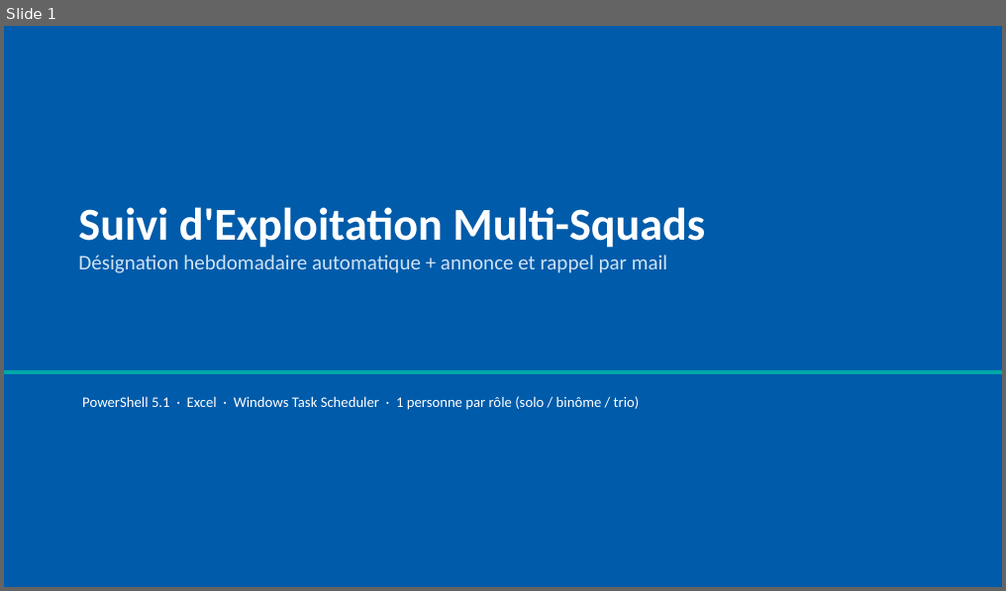
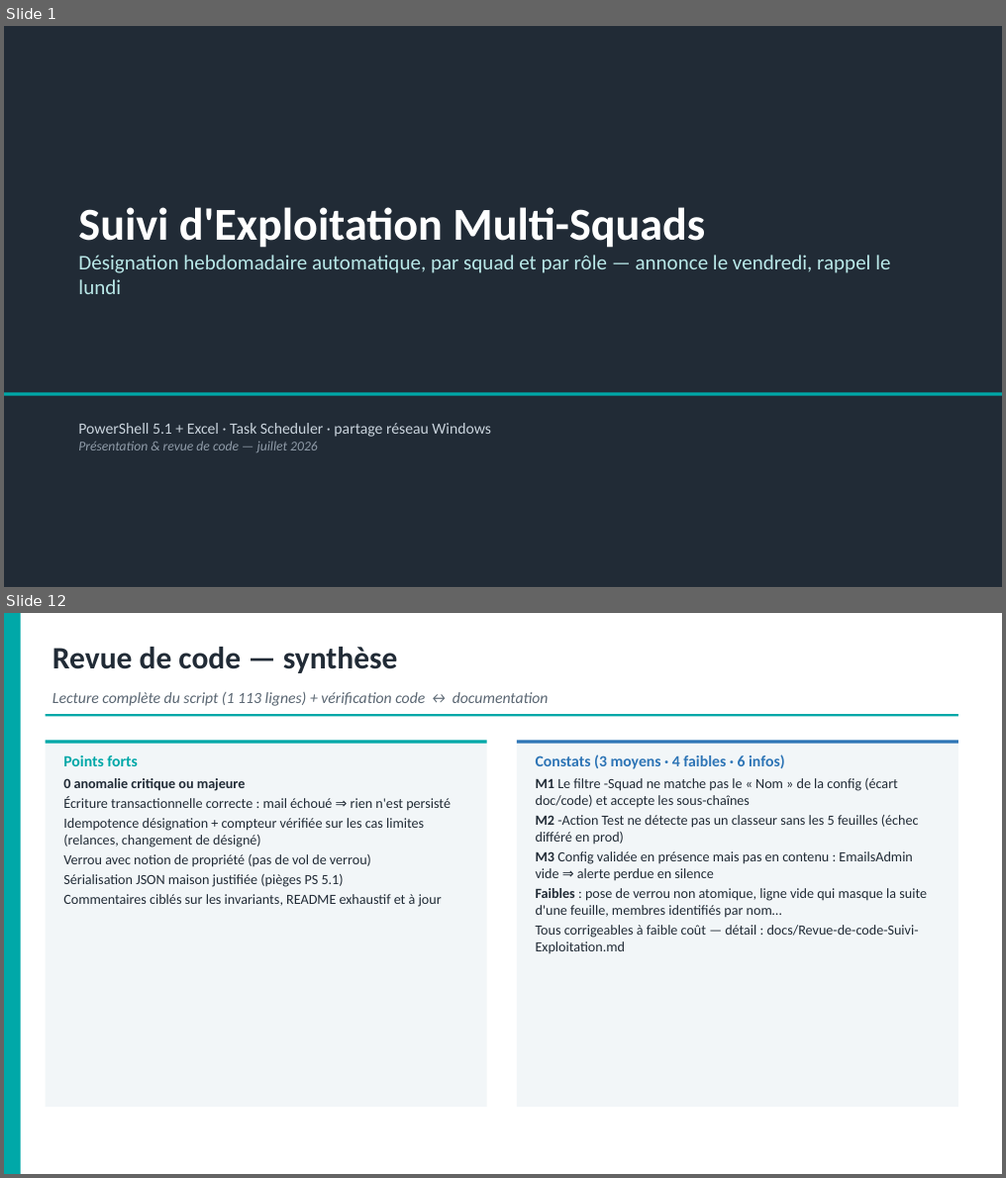
Before and after one commit to lucasyessad/mon_env, a slide deck: docs/Presentation-Suivi-Exploitation.pptx. Shown one above the other, each under a label of ours: slide 1 before the commit, slides 1 and 12 after it; the slides between them are not shown. The pictures are 1006x591 and 1006x1178 pixels, drawn with LibreOffice and Linux fonts; fonts in the diff are those of the drawing. Boxes give left, top, right and bottom in pixels: in the first picture for what was removed or moved away, otherwise in the second. Text is boxed around its words. In the diff, an @@ line names an element or a change of style, - is before the commit and + after.

```diff
--- a/docs/Presentation-Suivi-Exploitation.pptx
+++ b/docs/Presentation-Suivi-Exploitation.pptx
@@ slide 12 added at (x1=4, y1=613, x2=1002, y2=1174), background #FFFFFF @@
@@ rectangle added at (x1=4, y1=613, x2=21, y2=1174), fill #00A8A8 @@
@@ text added at (x1=53, y1=647, x2=398, y2=673), 30 pt, text #212B36, bold @@
+Revue de code — synthèse
@@ text added at (x1=53, y1=692, x2=548, y2=706), 15 pt, text #5A6672, italic @@
+Lecture complète du script (1 113 lignes) + vérification code ↔ documentation
@@ rectangle added at (x1=46, y1=714, x2=958, y2=716), fill #00A8A8 @@
@@ rectangle added at (x1=46, y1=741, x2=487, y2=1107), fill #F2F6F8 @@
@@ rectangle added at (x1=46, y1=741, x2=487, y2=744), fill #00A8A8 @@
@@ text added at (x1=63, y1=756, x2=450, y2=907), 13.5 pt, text #212B36 @@
+Points forts
+0 anomalie critique ou majeure
+Écriture transactionnelle correcte : mail échoué ⇒ rien n'est persisté
+Idempotence désignation + compteur vérifiée sur les cas limites (relances, changement de désigné)
+Verrou avec notion de propriété (pas de vol de verrou)
+Sérialisation JSON maison justifiée (pièges PS 5.1)
+Commentaires ciblés sur les invariants, README exhaustif et à jour
@@ rectangle added at (x1=517, y1=741, x2=958, y2=1107), fill #F2F6F8 @@
@@ rectangle added at (x1=517, y1=741, x2=958, y2=744), fill #2E75B6 @@
@@ text added at (x1=536, y1=755, x2=927, y2=955), 13.5 pt, text #212B36 @@
+Constats (3 moyens · 4 faibles · 6 infos)
+M1 Le filtre -Squad ne matche pas le « Nom » de la config (écart doc/code) et accepte les sous-chaînes
+M2 -Action Test ne détecte pas un classeur sans les 5 feuilles (échec différé en prod)
+M3 Config validée en présence mais pas en contenu : EmailsAdmin vide ⇒ alerte perdue en silence
+Faibles : pose de verrou non atomique, ligne vide qui masque la suite d'une feuille, membres identifiés par nom…
+Tous corrigeables à faible coût — détail : docs/Revue-de-code-Suivi-Exploitation.md
@@ slide 1 changed as well @@
@@ rectangle at (x1=4, y1=26, x2=1002, y2=587): fill #005BAA to #212B36 @@
@@ text at (x1=78, y1=255, x2=890, y2=294): text changed; text colour #CFE2F3 to #B9E8E8 @@
-Désignation hebdomadaire automatique + annonce et rappel par mail
+Désignation hebdomadaire automatique, par squad et par rôle — annonce le vendredi, rappel le lundi
@@ rectangle moved from (x1=4, y1=371, x2=1002, y2=374) to (x1=4, y1=393, x2=1002, y2=396) @@
@@ text at (x1=78, y1=423, x2=491, y2=453): text changed; size 14 to 15 pt; text colour #FFFFFF to #C9D3DC @@
-PowerShell 5.1 · Excel · Windows Task Scheduler · 1 personne par rôle (solo / binôme / trio)
+PowerShell 5.1 + Excel · Task Scheduler · partage réseau Windows
+Présentation & revue de code — juillet 2026
```
Also in this commit, not shown: 2 other slides changed, 9 other slides added, 8 slides removed, 2 other files.
